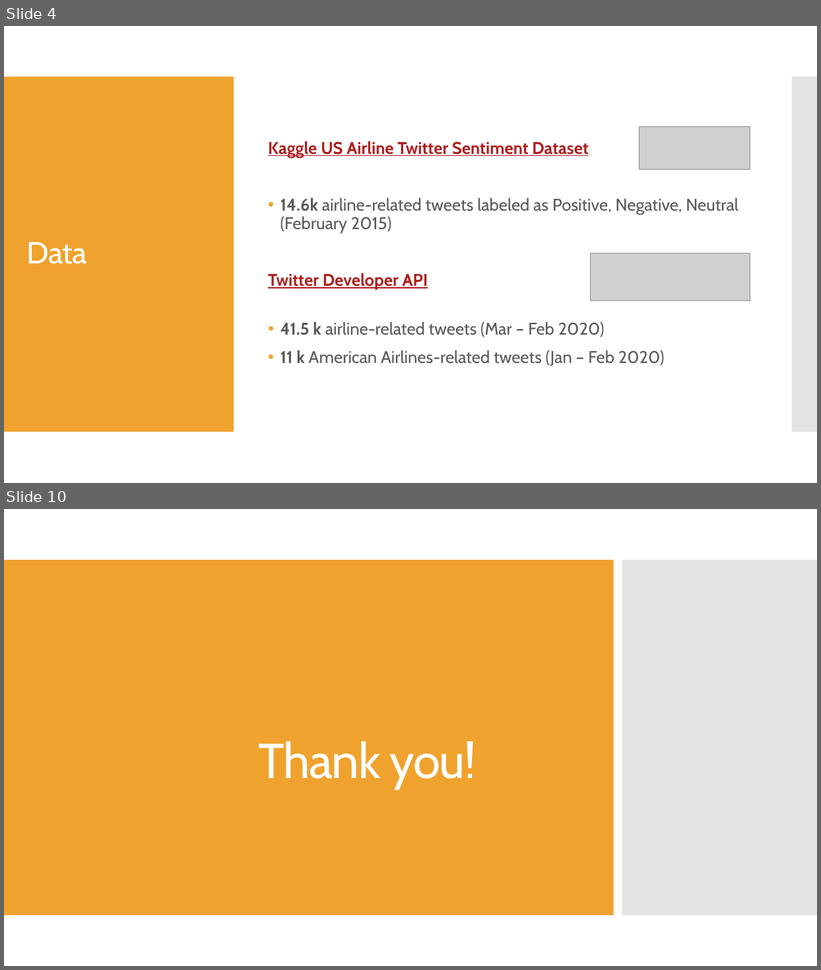
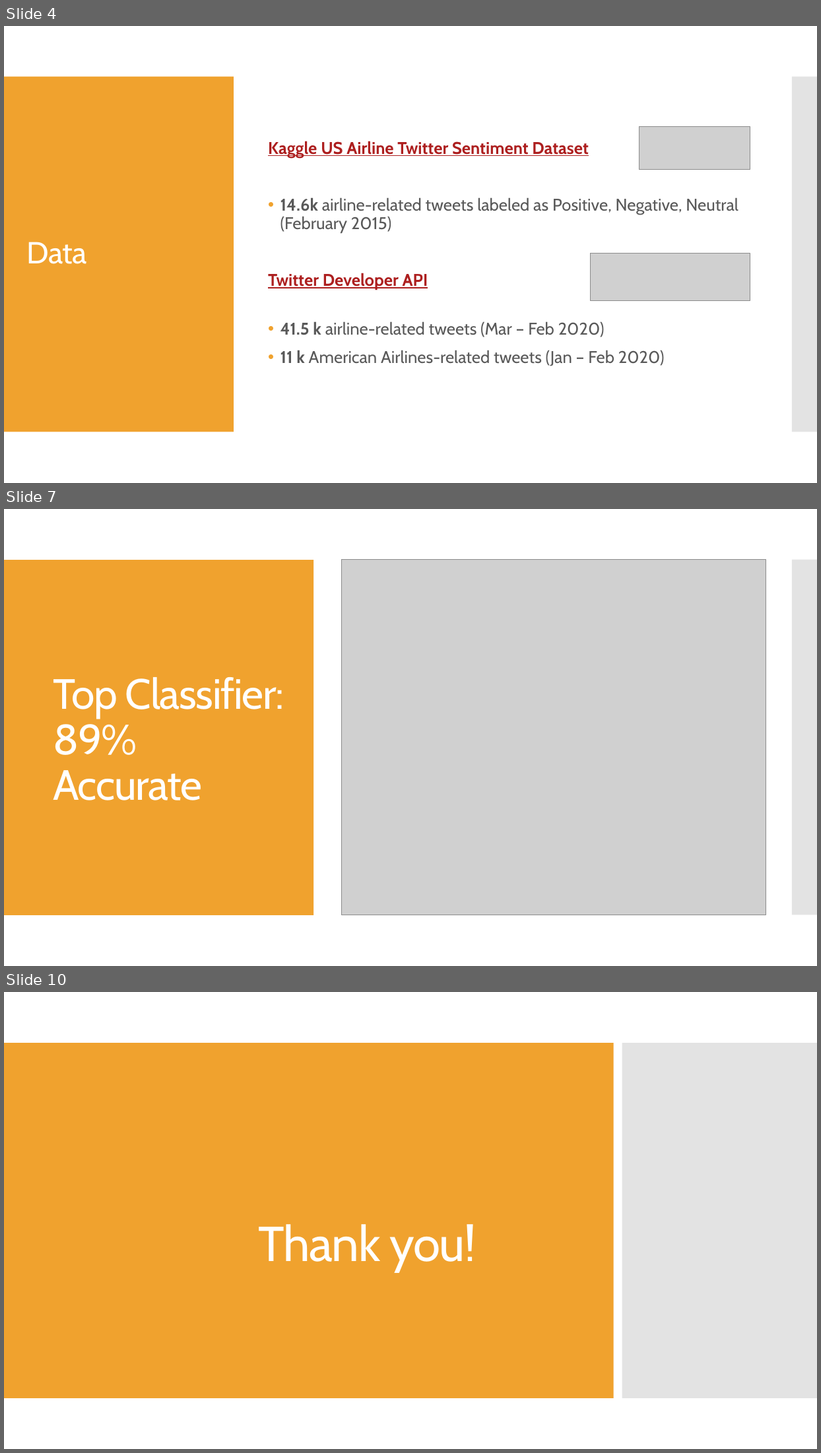
Before and after one commit to douglaspsteen/dsc-capstone-project-v2-online-ds-ft-100719, a slide deck: doug_steen_capstone_pres.pptx. Shown one above the other, each under a label of ours: slides 4 and 10 before the commit, slides 4, 7 and 10 after it; the slides between them are not shown. The pictures are 821x970 and 821x1453 pixels, drawn with LibreOffice and Linux fonts; fonts in the diff are those of the drawing; grey boxes stand for pictures. Boxes give left, top, right and bottom in pixels: in the first picture for what was removed or moved away, otherwise in the second. Text is boxed around its words. In the diff, an @@ line names an element or a change of style, - is before the commit and + after.

```diff
--- a/doug_steen_capstone_pres.pptx
+++ b/doug_steen_capstone_pres.pptx
@@ slide 7 added at (x1=4, y1=509, x2=817, y2=966), background #FFFFFF @@
@@ rectangle added at (x1=4, y1=509, x2=817, y2=966), fill #FFFFFF @@
@@ rectangle added at (x1=4, y1=560, x2=614, y2=916), fill #F0A22E @@
@@ rectangle added at (x1=4, y1=560, x2=314, y2=916), fill #F0A22E @@
@@ picture added at (x1=341, y1=560, x2=766, y2=916) @@
@@ rectangle added at (x1=622, y1=560, x2=817, y2=916), fill #C8C8C8 at 50% opacity @@
@@ rectangle added at (x1=792, y1=560, x2=817, y2=916), fill #C8C8C8 at 50% opacity @@
@@ title added at (x1=53, y1=677, x2=284, y2=801), 50 pt, text #FFFFFF @@
+Top Classifier: 89% Accurate
```
Also in this commit, not shown: 4 slides changed, 2 other slides added, 2 slides removed, 15 other files.
